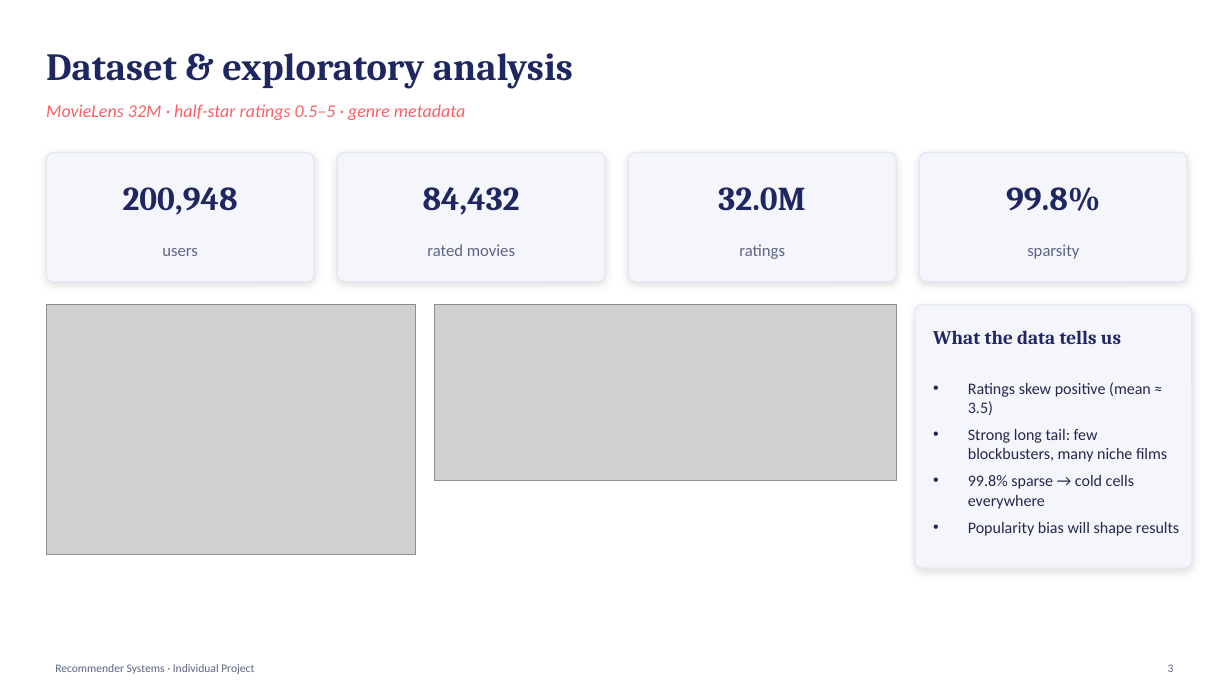
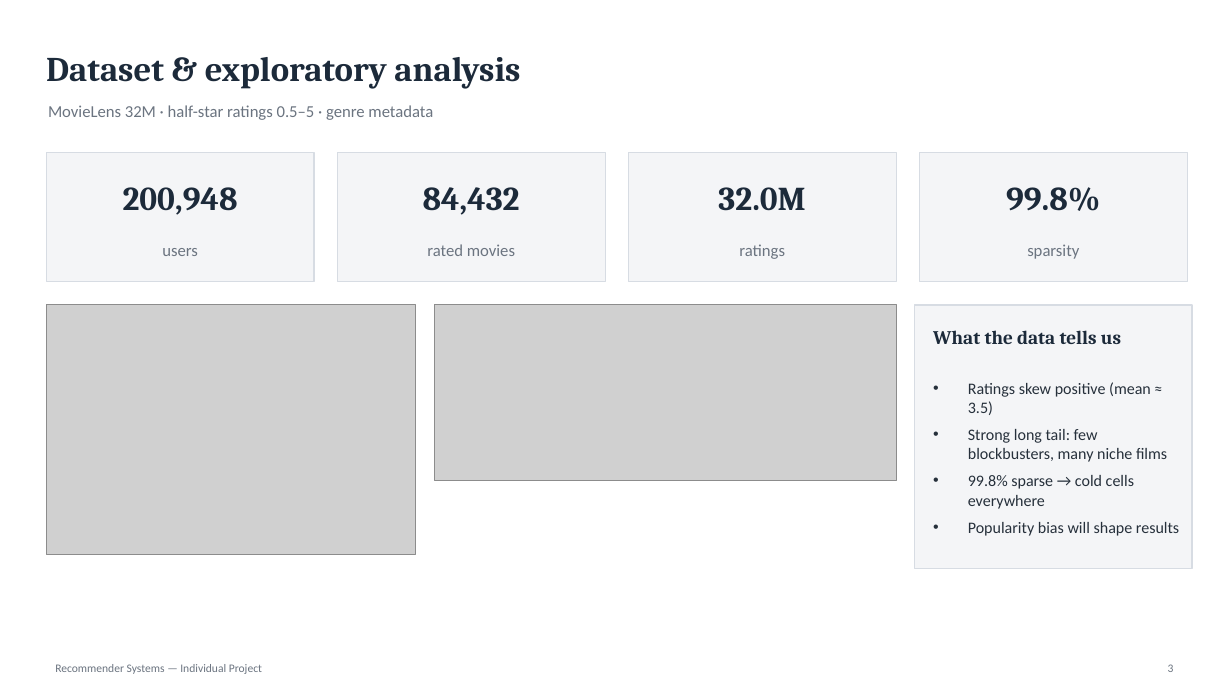
Before and after one commit to francescopolimeni05-cmd/MovieRec, a slide deck: slide 3 of Recommender_Systems_Project.pptx. Drawn at 1232x693 pixels with LibreOffice and Linux fonts; fonts in the diff are those of the drawing; grey boxes stand for pictures. Boxes give left, top, right and bottom in pixels: in the first picture for what was removed or moved away, otherwise in the second. Text is boxed around its words. In the diff, an @@ line names an element or a change of style, - is before the commit and + after.

```diff
--- a/Recommender_Systems_Project.pptx
+++ b/Recommender_Systems_Project.pptx
@@ text "Dataset & exploratory analysis" at [46, 57, 520, 89]: size 30 to 27 pt, text colour #1E2761 to #1C2A3A @@
@@ text "MovieLens 32M · half-star ratings ..." at [48, 105, 433, 120]: size 14 to 13 pt, text colour #F96167 to #6B7480, italic off @@
@@ text colour #5B6586 to #6B7480 in 4 elements at [162, 248, 198, 256], [427, 244, 515, 256], [739, 244, 785, 259], [1027, 244, 1079, 259] @@
@@ rounded rectangle to rectangle; fill #F4F6FB to #F4F5F7; outline #E2E7F2 1 pt to #D7DCE3 1 pt; shadow off in 5 elements at [46, 152, 314, 282], [337, 152, 605, 282], [628, 152, 897, 282], [920, 152, 1188, 282], [915, 305, 1192, 568] @@
@@ text colour #1E2761 to #1C2A3A in 5 elements at [123, 187, 238, 215], [423, 187, 520, 215], [718, 187, 805, 211], [1006, 187, 1100, 211], [933, 330, 1121, 344] @@
@@ text "Ratings skew positive (mean ≈ ..." at [968, 382, 1179, 536]: text colour #21294D to #26303B @@
@@ text at [55, 664, 262, 674]: text changed; text colour #5B6586 to #6B7480 @@
-Recommender Systems · Individual Project
+Recommender Systems — Individual Project
```
Also in this commit, not shown: 12 other slides changed, 11 other files.
